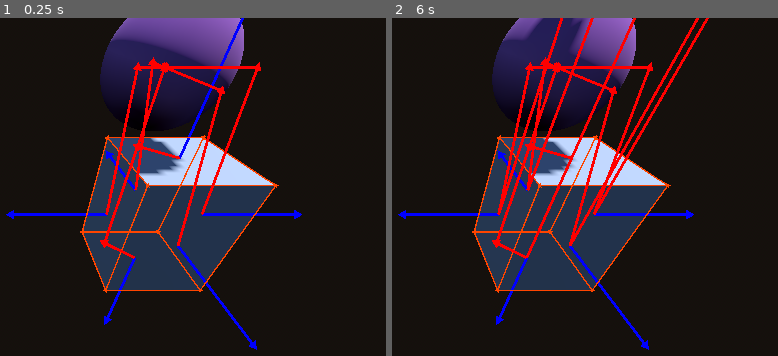
Above: before the commit, frames 1-2 (left to right).
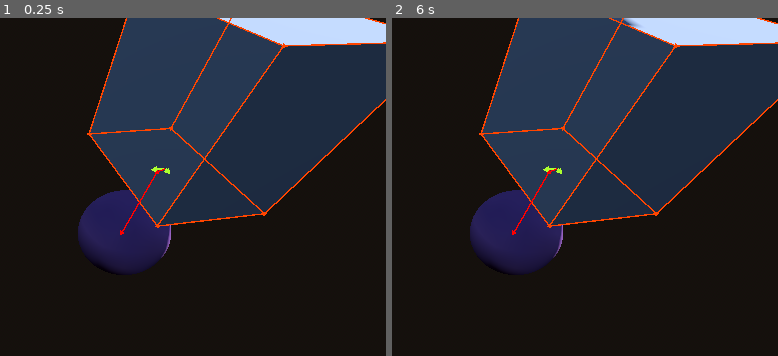
Above: after the commit, the same moments.

Repository: svdragster/Godot-Verlet-Solver
Game: Godot game, scene res://example/3d/Example3D_Box_1.tscn
Same seed, same stepped clock (60 frames per second), same inputs: the game is played once before the commit and once after it. This scene is started directly instead of the project's main scene.
Inputs (mouse positions are in pixels of both pictures, inside the frame that each line leads up to):
- Up to frame 1 (0.25 s): no input
- Up to frame 2 (6 s): tap Enter (toggle_simulation) at 0.5 s; move the mouse to (554, 220) at 0.52 s; hold S (cam_back) 0.53-1.28 s; tap R (reset) every 0.75 s from 1.25 to 4.25 s; move the mouse to (outside the picture) at 1.27 s; tap Shift (cam_fast) at 1.35 s; move the mouse to (457, 143) at 2.02 s; hold W (cam_forward) 2.03-2.78 s; move the mouse to (outside the picture) at 2.77 s; tap A (cam_left) at 2.85 s; move the mouse to (619, 308) at 3.52 s; hold Right mouse button (cam_move) 3.53-4.28 s; move the mouse to (outside the picture) at 4.27 s; tap D (cam_right) at 4.35 s; move the mouse to (419, 241) at 5.02 s; tap Space (next_step) at 5.1 s; move the mouse to (outside the picture) at 5.77 s; click (outside the picture) at 5.85 s

The runs differ from the first frame. In frame 1, 42% of the frame differs, in the area x 1-100%, y 0-99%; in frame 2, 42%.

Commit message:
fix box plane collisions

Diff:
--- a/example/3d/Example3D_Box_1.tscn
+++ b/example/3d/Example3D_Box_1.tscn
@@ -31,10 +31,14 @@
 gravity = Vector3(0, 0, 0)
 
 [node name="VerletBox3D" parent="VerletSolver3D" instance=ExtResource("4_qr3du")]
-transform = Transform3D(1, 0, 0, 0, 1.25, 0, 0, 0, 1, 0, 0, 0)
+transform = Transform3D(0.984808, 0.0376921, 0.239414, 0, 1.23101, -0.243107, -0.173648, 0.213763, 1.35778, 0, 1.08483, 0)
 
 [node name="VerletSphere3D" parent="VerletSolver3D" instance=ExtResource("5_xqqsx")]
-transform = Transform3D(1, 0, 0, 0, 1, 0, 0, 0, 1, -0.274778, 1.3, -0.273837)
+transform = Transform3D(1, 0, 0, 0, 1, 0, 0, 0, 1, -0.150384, -0.400881, -0.197225)
+
+[node name="VerletSphere3D2" parent="VerletSolver3D" instance=ExtResource("5_xqqsx")]
+transform = Transform3D(1, 0, 0, 0, 1, 0, 0, 0, 1, -1.38208, 1.3, -0.887675)
+visible = false
 
 [node name="DirectionalLight3D" type="DirectionalLight3D" parent="."]
 transform = Transform3D(0.932784, -1.57552e-08, 0.360436, -0.354327, -0.183334, 0.916974, 0.0660802, -0.983051, -0.171011, 0, 2, 0)
--- a/verlet3d/collisions/verlet_collision_solver_3d.gd
+++ b/verlet3d/collisions/verlet_collision_solver_3d.gd
@@ -167,6 +167,8 @@
 
 
 func solve_collision_sphere_box(sphere : VerletObject3D, box : VerletObject3D, sphere_shape : SphereShape3D, box_shape : BoxShape3D) -> void:
+	if not sphere.is_visible_in_tree():
+		return
 	var origin_to_sphere : Vector3 = sphere.position - box.position
 	var faces : Array = [
 		[box.basis.y/2, Basis(box.basis)],
@@ -176,7 +178,7 @@
 		box.basis.z/2,
 		-box.basis.z/2,
 	]
-	var box_basis_list : Array[Basis] = [
+	var plane_basis_list : Array[Basis] = [
 		Basis(box.basis.x, box.basis.y, box.basis.z),
 		Basis(box.basis.x, -box.basis.y, box.basis.z),
 		Basis(box.basis.y, box.basis.x, box.basis.z),
@@ -185,24 +187,44 @@
 		Basis(box.basis.x, -box.basis.z, box.basis.y),
 	]
 	var face_collision_success := false
-	for box_basis in box_basis_list:
-		var plane_offset = box_basis.y/2
+	for plane_basis in plane_basis_list:
+		var plane_offset = plane_basis.y/2
 		var plane_position = box.position + plane_offset
-		var plane_normal = box_basis.y.normalized()
+		var plane_normal = plane_basis.y.normalized()
+		var plane_x = plane_basis.x/2
+		var plane_z = plane_basis.z/2
 		var plane_to_sphere : Vector3 = sphere.position - (box.position + plane_offset)
 		var sphere_distance_to_plane : float = plane_to_sphere.dot(plane_normal)
-		var contact_vector : Vector3  = plane_normal * sphere_distance_to_plane
+
+		if sphere_distance_to_plane < 0:
+			continue
+
+		var contact_vector : Vector3 = plane_normal * sphere_distance_to_plane
 		var plane_contact_position : Vector3  = sphere.position - contact_vector
-
-		var aabb = AABB()
-		var plane_scale = Vector3(box_basis.x.length(), 0.2, box_basis.z.length())
-
-		aabb.position = plane_position + plane_scale
-		aabb.end = plane_position - plane_scale
-		aabb = aabb.abs()
-
-		debug_draw.add_vector(box.position + plane_offset, plane_contact_position, 4, Color.RED, true)
-		debug_draw.add_vector(plane_contact_position, sphere.position, 4, Color.RED, true)
+		var plane_contact_local_position : Vector3 = plane_contact_position - (box.position + plane_offset)
+
+		var contact_x_scale = plane_x.dot(plane_contact_local_position) / plane_x.length()
+		var contact_z_scale = plane_z.dot(plane_contact_local_position) / plane_z.length()
+		var contact_x = plane_x.normalized() * contact_x_scale
+		var contact_z = plane_z.normalized() * contact_z_scale
+
+
+		if contact_x_scale*contact_x_scale > plane_x.length_squared():
+			continue
+		if contact_z_scale*contact_z_scale > plane_z.length_squared():
+			continue
+
+		debug_draw.add_vector(box.position + plane_offset, box.position + plane_offset + contact_z, 3, Color.GREEN_YELLOW, true)
+		debug_draw.add_vector(box.position + plane_offset, box.position + plane_offset + contact_x, 3, Color.GREEN_YELLOW, true)
+
+		debug_draw.add_vector(box.position + plane_offset, plane_contact_position, 2, Color.RED, true)
+		debug_draw.add_vector(plane_contact_position, sphere.position, 2, Color.RED, true)
+
+		#debug_draw.add_vector(box.position + plane_offset, box.position + plane_offset + plane_x, 2, Color.AQUA, true)
+		#debug_draw.add_vector(box.position + plane_offset, box.position + plane_offset + plane_offset, 2, Color.BLUE, true)
+		#debug_draw.add_vector(box.position + plane_offset, box.position + plane_offset + plane_z, 2, Color.AQUA, true)
+
+
 
 #	for face in faces:
 #		var face_offset = face[0]
--- a/verlet3d/shapes/verlet_box_3d.gd
+++ b/verlet3d/shapes/verlet_box_3d.gd
@@ -14,17 +14,17 @@
 #	get_node("/root/Example3D_Box_1/DebugCamera3D/DebugDraw").add_vector(position - basis.x/2, position - basis.x*1.5, 4, Color.BLUE)
 #	get_node("/root/Example3D_Box_1/DebugCamera3D/DebugDraw").add_vector(position + basis.z/2, position + basis.z*1.5, 4, Color.BLUE)
 #	get_node("/root/Example3D_Box_1/DebugCamera3D/DebugDraw").add_vector(position - basis.z/2, position - basis.z*1.5, 4, Color.BLUE)
-	var box = self
-	var box_basis_list : Array[Basis] = [
-		Basis(box.basis),
-		Basis(box.basis.x, -box.basis.y, box.basis.z),
-		Basis(box.basis.y, box.basis.x, box.basis.z),
-		Basis(box.basis.y, -box.basis.x, box.basis.z),
-		Basis(box.basis.x, box.basis.z, box.basis.y),
-		Basis(box.basis.x, -box.basis.z, box.basis.y),
-	]
-	for b in box_basis_list:
-		get_node("/root/Example3D_Box_1/DebugCamera3D/DebugDraw").add_vector(position + b.y/2, position + b.y*1.5, 4, Color.BLUE)
+#	var box = self
+#	var box_basis_list : Array[Basis] = [
+#		Basis(box.basis),
+#		Basis(box.basis.x, -box.basis.y, box.basis.z),
+#		Basis(box.basis.y, box.basis.x, box.basis.z),
+#		Basis(box.basis.y, -box.basis.x, box.basis.z),
+#		Basis(box.basis.x, box.basis.z, box.basis.y),
+#		Basis(box.basis.x, -box.basis.z, box.basis.y),
+#	]
+#	for b in box_basis_list:
+#		get_node("/root/Example3D_Box_1/DebugCamera3D/DebugDraw").add_vector(position + b.y/2, position + b.y*1.5, 4, Color.BLUE)
 
 	# Top edges of this box
 	get_node("/root/Example3D_Box_1/DebugCamera3D/DebugDraw").add_vector(position + basis.y/2 + basis.x/2 + basis.z/2, position + basis.y/2 + basis.x/2 - basis.z/2, 2, Color.ORANGE_RED)
